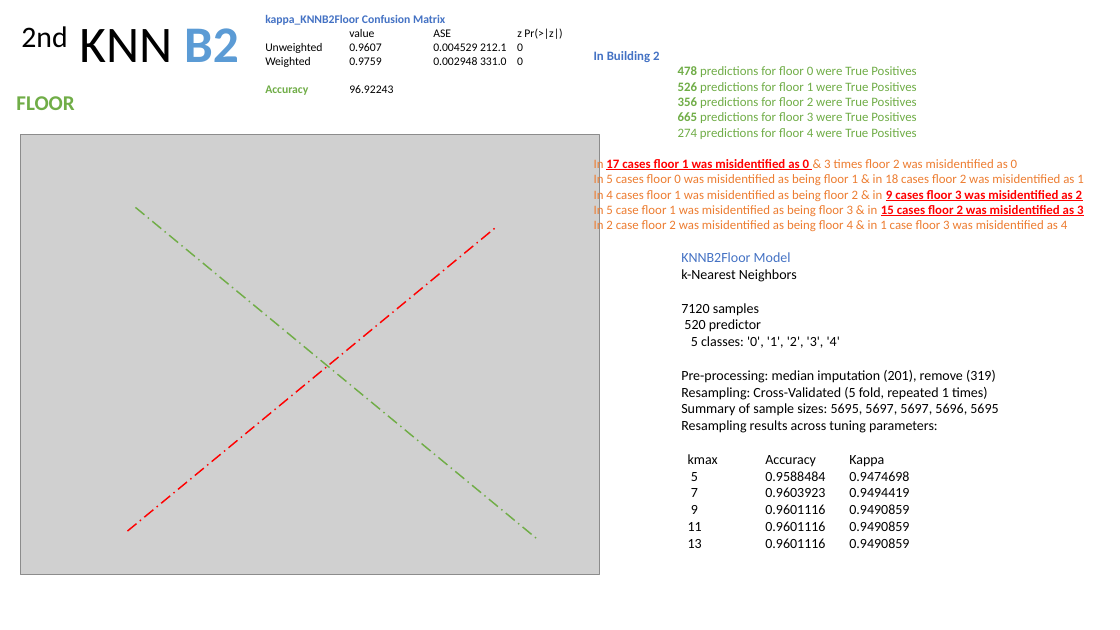
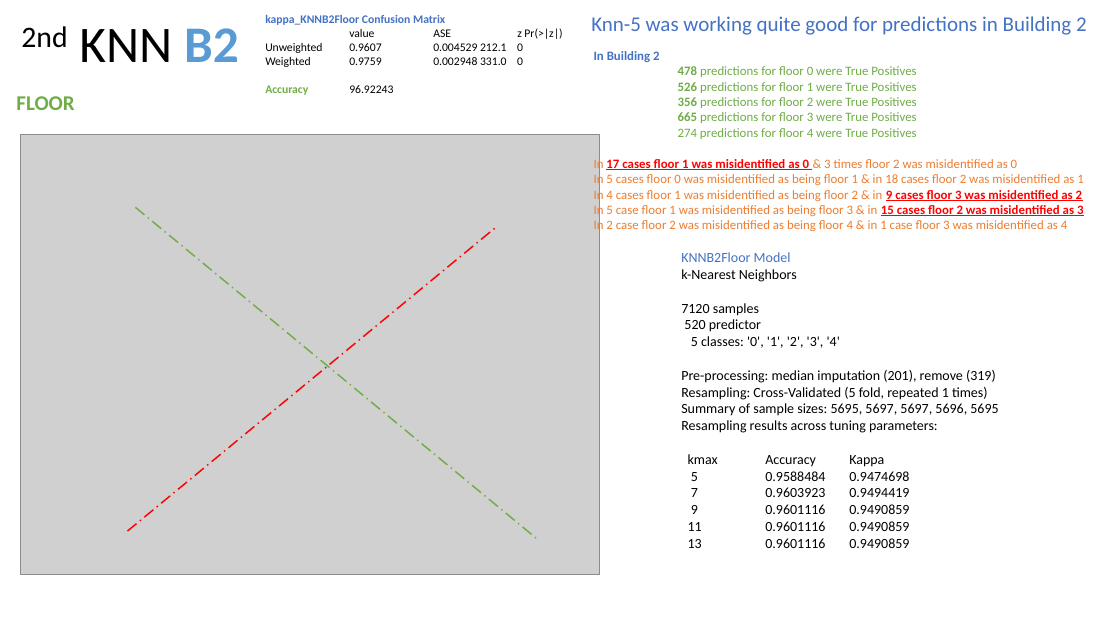
Before and after one commit to NatasjaFortuin/Wifi-locationing, a slide deck: slide 18 of Data etc/Pres Wifi.pptx (slide 20 before the commit). Drawn at 1120x630 pixels with LibreOffice and Linux fonts; fonts in the diff are those of the drawing; grey boxes stand for pictures. Boxes give left, top, right and bottom in pixels: in the first picture for what was removed or moved away, otherwise in the second. Text is boxed around its words. In the diff, an @@ line names an element or a change of style, - is before the commit and + after.

```diff
--- a/Data etc/Pres Wifi.pptx
+++ b/Data etc/Pres Wifi.pptx
@@ text added at (591,16,1087,35), 18 pt, text #4472C4 @@
+Knn-5 was working quite good for predictions in Building 2
```
Also in this commit, not shown: 22 other slides changed, 5 slides added, 3 slides removed, 2 other files.
